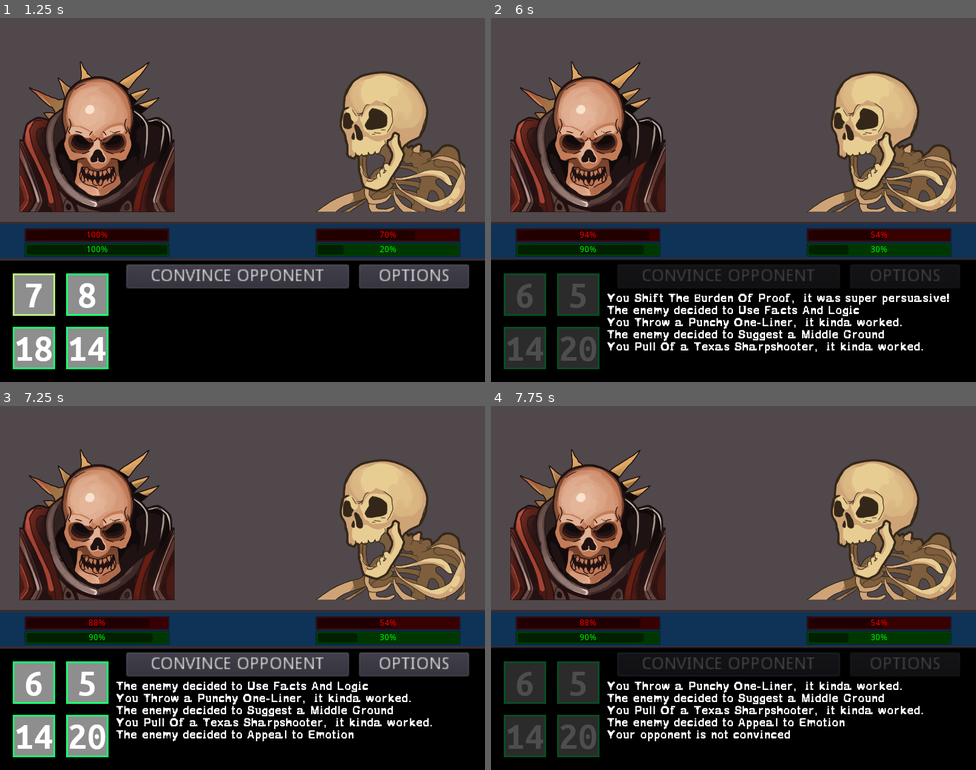
Above: before the commit, frames 1-4 (two rows, left to right).
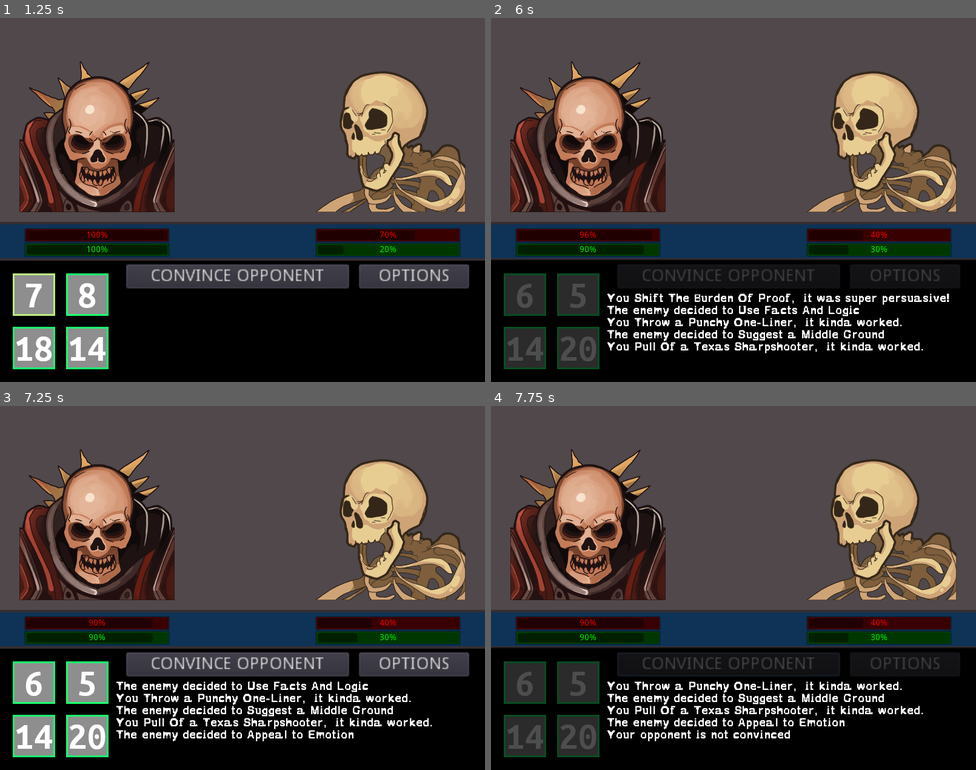
Above: after the commit, the same moments.

Repository: ktosox/Godot_Wild_06_2020
Game: Godot game, scene res://Battle/Battle_View.tscn
Same seed, same stepped clock (60 frames per second), same inputs: the game is played once before the commit and once after it. This scene is started directly instead of the project's main scene. Sound files missing from this copy of the repository are replaced by a short silence.
Inputs (mouse positions are in pixels of both pictures, inside the frame that each line leads up to):
- Up to frame 1 (1.25 s): click (33, 298) at 0.5 s
- Up to frame 2 (6 s): click (578, 298) at 1.25 s; click (524, 352) at 2 s; click (578, 352) at 2.75 s; click "CONVINCE OPPONENT" at 3.5 s; click (524, 298) at 4.25 s; click (578, 298) at 5 s; click (524, 352) at 5.75 s
- Up to frame 3 (7.25 s): click (87, 740) at 6.5 s
- Up to frame 4 (7.75 s): click "CONVINCE OPPONENT" at 7.25 s

Frame 1 is identical in both runs. In frame 2, less than 0.1% of the frame differs, in the area x 19-81%, y 58-61%; in frame 3, less than 0.1%, in the area x 18-81%, y 58-61%; in frame 4, less than 0.1%.

Commit message:
changed export

Diff:
--- a/Game/Battle/Battle_View.gd
+++ b/Game/Battle/Battle_View.gd
@@ -119,18 +119,27 @@
 
 func use_skill(bttn):
 	var skill = allSkillTable[ skill_map[bttn] ]
+	var bonus = 0
 	textField.append_bbcode("You "+skill[0]+", ")
 	if(textField.get_line_count()>6):
 		textField.remove_line(0)
+	if(enemy_type == skill[2]):
+		textField.append_bbcode(" it was super persuasive!")
+		bonus = 6
+	else:
+		textField.append_bbcode(" it kinda worked.")
+	textField.newline()
+	if(textField.get_line_count()>6):
+		textField.remove_line(0)
 	if(skill[4]<0):
-		print("deal "+String(skill[4])+" dmg to enemy")
-		enemy_morale += skill[4]
+		print("deal "+String(bonus + skill[4]*2)+" dmg to enemy")
+		enemy_morale += bonus + skill[4]*2
 		if(enemy_morale<0):
 			enemy_defeat()
 		enemy_hp_bar.value = enemy_morale
 	if(skill[3]>0):
-		print("heal player for "+String(skill[3]))
-		GM.set_player_HP(skill[3])
+		print("heal player for "+String(skill[3]*2))
+		GM.set_player_HP(skill[3]*2)
 		player_hp_bar.value = GM.playerHP
 	if(skill[5]!=0):
 		print("change player stamina by ",String(skill[5]))
@@ -141,13 +150,7 @@
 		enemy_stamina+=skill[6]
 		enemy_stam_bar.value = enemy_stamina
 	reroll_button(bttn)
-	if(enemy_type == skill[2]):
-		textField.append_bbcode(" it was super persuasive!")
-	else:
-		textField.append_bbcode(" it kinda worked.")
-	textField.newline()
-	if(textField.get_line_count()>6):
-		textField.remove_line(0)
+
 	enemy_turn()
 	pass
 
Not shown, changed: Exports/0.8.zip
Not shown, added: Exports/0.82.zip
